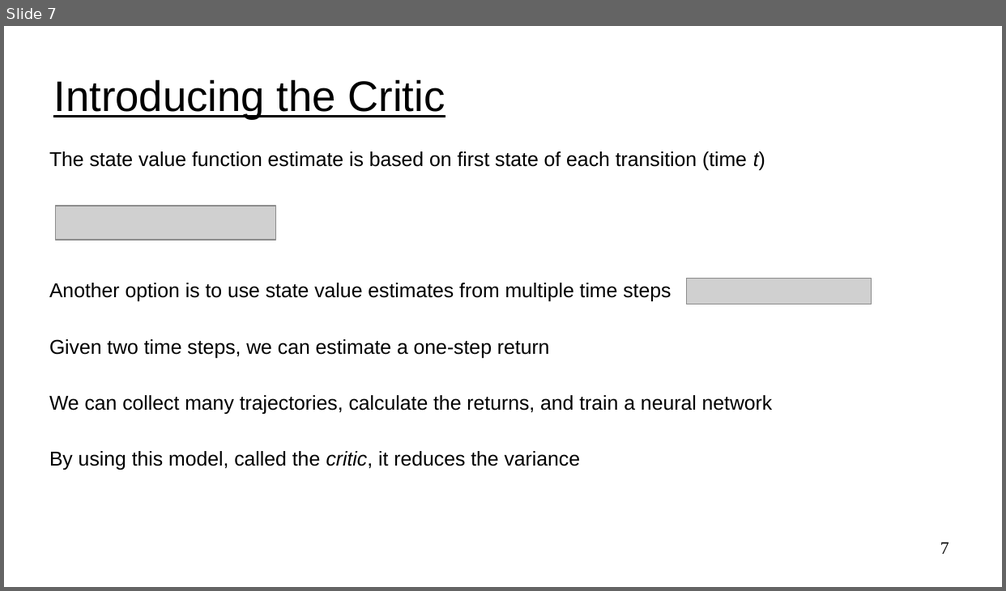
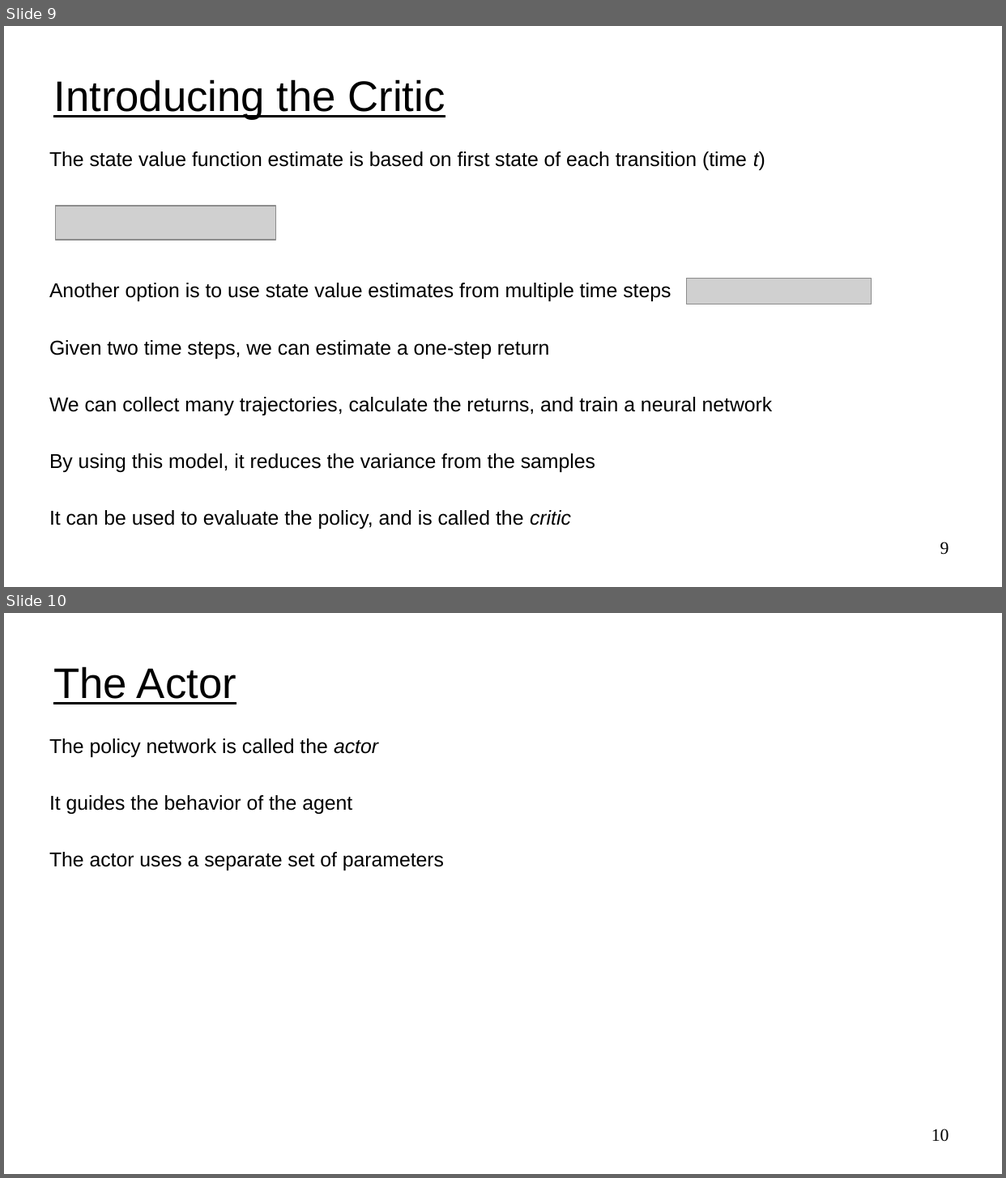
Before and after one commit to UVADS/reinforcement_learning, a slide deck: 08_policy_gradients_extensions/policy_gradients_extensions.ppt. Shown one above the other, each under a label of ours: slide 7 before the commit, slides 9 and 10 after it. The pictures are 1006x591 and 1006x1178 pixels, drawn with LibreOffice and Linux fonts; fonts in the diff are those of the drawing; grey boxes stand for pictures. Boxes give left, top, right and bottom in pixels: in the first picture for what was removed or moved away, otherwise in the second. Text is boxed around its words. In the diff, an @@ line names an element or a change of style, - is before the commit and + after.

Commit message:
added to policy gradient

```diff
--- a/08_policy_gradients_extensions/policy_gradients_extensions.ppt
+++ b/08_policy_gradients_extensions/policy_gradients_extensions.ppt
@@ slide 10 added at box(4, 613, 1002, 1174), background #FFFFFF @@
@@ title added at box(53, 666, 236, 705), 34 pt, text #000000, underline @@
+The Actor
@@ text added at box(49, 739, 444, 871), 16 pt, text #000000 @@
+The policy network is called the actor
+It guides the behavior of the agent
+The actor uses a separate set of parameters
@@ page number added at box(931, 1129, 949, 1142), 14 pt, text #000000 @@
+10
@@ what was slide 7 is now slide 9 @@
@@ slide 9 changed as well @@
@@ text at box(49, 454, 595, 529): text changed @@
-By using this model, called the critic, it reduces the variance
+By using this model, it reduces the variance from the samples
+It can be used to evaluate the policy, and is called the critic
@@ page number at box(940, 542, 949, 555): text changed @@
-7
+9
```
Also in this commit, not shown: 6 other slides changed, 2 other slides added, 1 other file.
